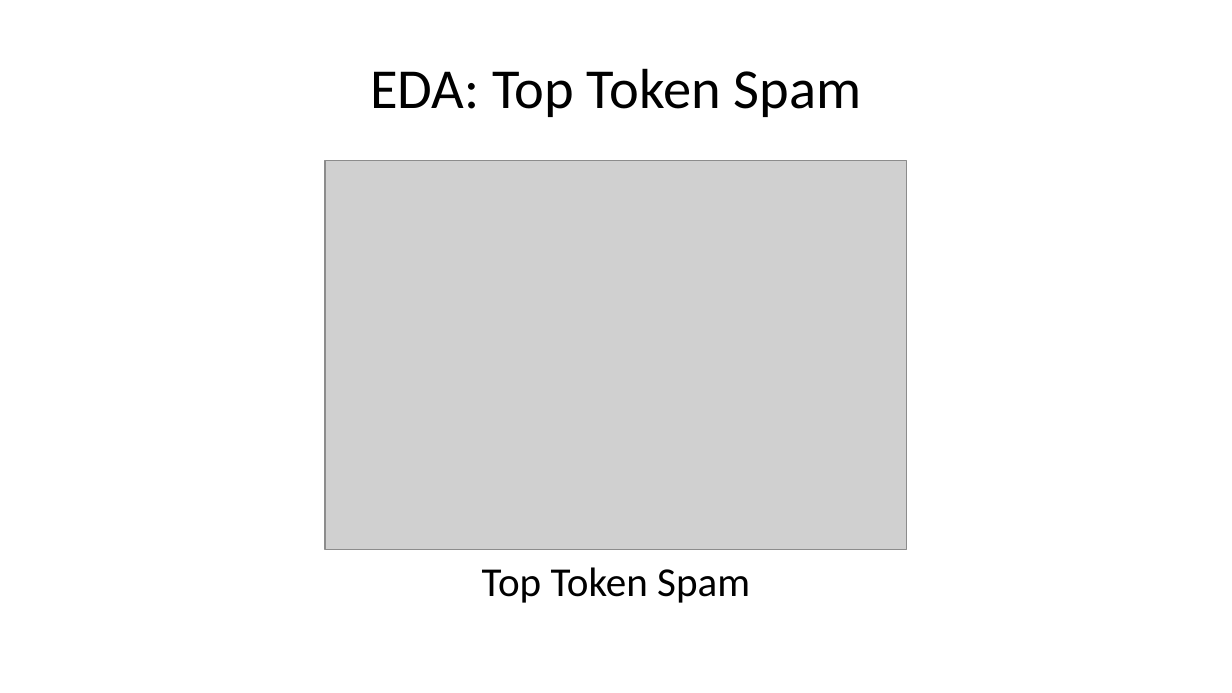
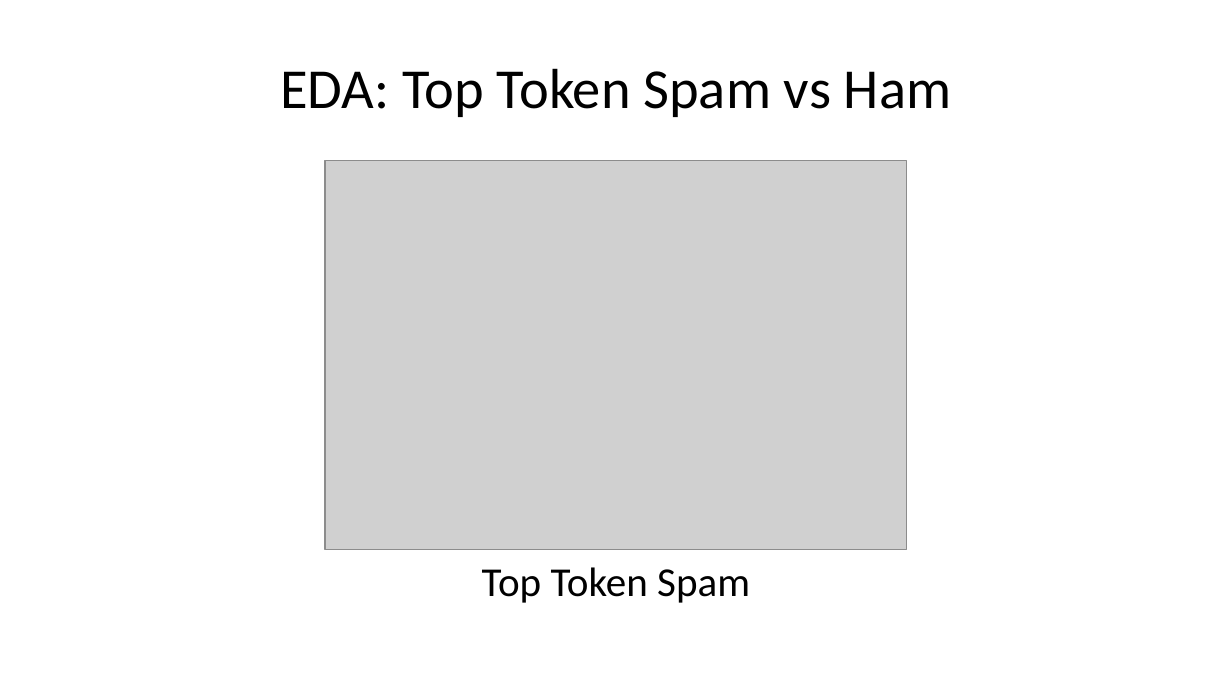
Before and after one commit to dinkznasaruddin/klasifikasi-spam-sms, a slide deck: slide 7 of slides/paper_presentation.pptx. Drawn at 1232x693 pixels with LibreOffice and Linux fonts; fonts in the diff are those of the drawing; grey boxes stand for pictures. Boxes give left, top, right and bottom in pixels: in the first picture for what was removed or moved away, otherwise in the second. Text is boxed around its words. In the diff, an @@ line names an element or a change of style, - is before the commit and + after.

```diff
--- a/slides/paper_presentation.pptx
+++ b/slides/paper_presentation.pptx
@@ title at [280,68,951,117]: text changed @@
-EDA: Top Token Spam
+EDA: Top Token Spam vs Ham
```
Also in this commit, not shown: 5 other slides changed, 3 slides added, 3 slides removed, 18 other files.
